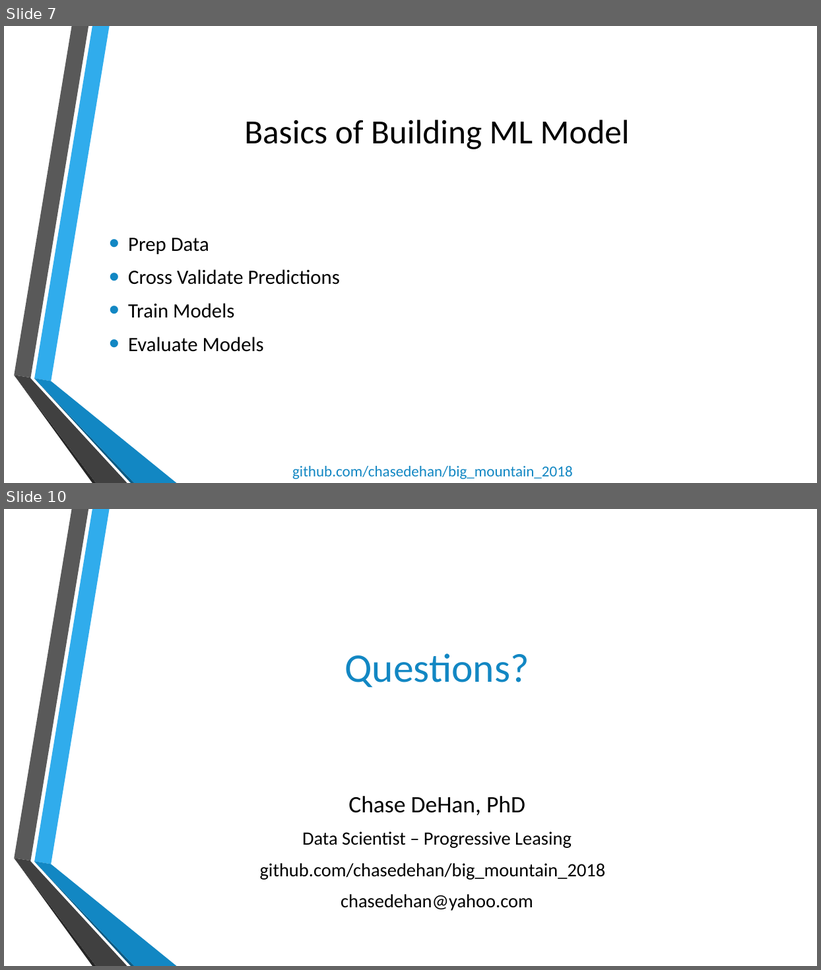
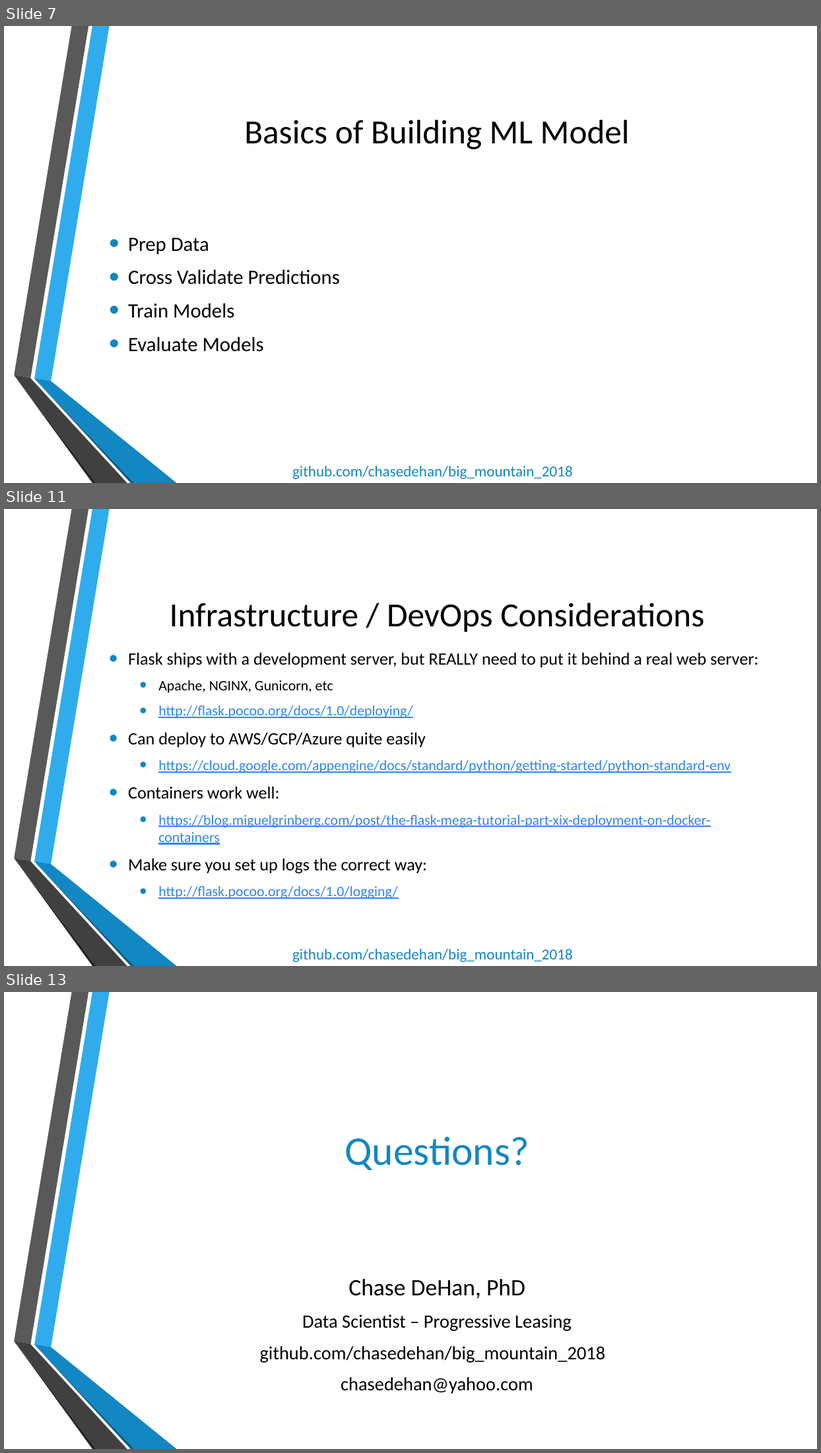
Before and after one commit to chasedehan/big_mountain_2018, a slide deck: Deploying Machine Learning APIs with Python.pptx. Shown one above the other, each under a label of ours: slides 7 and 10 before the commit, slides 7, 11 and 13 after it; the slides between them are not shown. The pictures are 821x970 and 821x1453 pixels, drawn with LibreOffice and Linux fonts; fonts in the diff are those of the drawing; background and template pictures are left out. Boxes give left, top, right and bottom in pixels: in the first picture for what was removed or moved away, otherwise in the second. Text is boxed around its words. In the diff, an @@ line names an element or a change of style, - is before the commit and + after.

```diff
--- a/Deploying Machine Learning APIs with Python.pptx
+++ b/Deploying Machine Learning APIs with Python.pptx
@@ slide 11 added at bbox=[4, 509, 817, 966], background picture (left out); not listed: 6 template elements that a slide beside it also shows @@
@@ title added at bbox=[170, 603, 704, 632], 40 pt, text #000000 @@
+Infrastructure / DevOps Considerations
@@ text added at bbox=[128, 652, 758, 899], 17 pt, text #3085ED, underline @@
+• Flask ships with a development server, but REALLY need to put it behind a real web server:
+  • Apache, NGINX, Gunicorn, etc
+  • http://flask.pocoo.org/docs/1.0/deploying/
+• Can deploy to AWS/GCP/Azure quite easily
+  • https://cloud.google.com/appengine/docs/standard/python/getting-started/python-standard-env
+• Containers work well:
+  • https://blog.miguelgrinberg.com/post/the-flask-mega-tutorial-part-xix-deployment-on-docker-containers
+• Make sure you set up logs the correct way:
+  • http://flask.pocoo.org/docs/1.0/logging/
@@ text added at bbox=[292, 949, 573, 962], 18 pt, text #1287C3 @@
+github.com/chasedehan/big_mountain_2018
@@ what was slide 10 is now slide 13 @@
```
Also in this commit, not shown: 4 slides changed, 2 other slides added.
